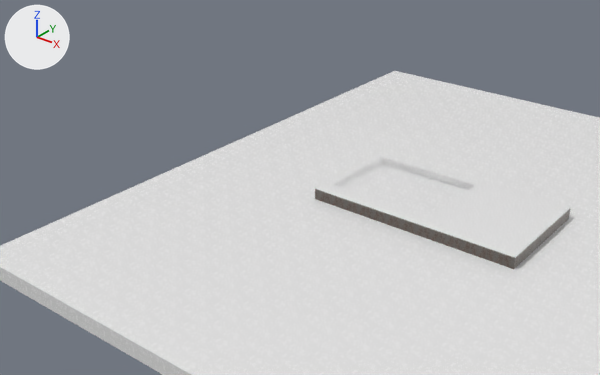
The Blender file Blender/level.blend as it was, and as the next commit left it.
Before and after are seen from a 50 mm camera at (95.6, -212.6, 124.0) aimed at (-53.6, -26.1, 8.3). The axes (+X, +Y, +Z) are drawn at upper left. The lights are the same throughout. Objects named as collision shapes, trigger or cutter boxes, shadow casters or lower levels of detail are left out.

Script lines for the objects in view, before the commit:
```python
me_cube_001 = bpy.data.meshes.new('Cube.001')
me_cube_001.from_pydata(...)  # a box spanning x -113.0..113.0, y -113.0..113.0, z -3.0..3.0
me_cube_001.materials.append(mat_material_001)  # its picture is missing
me_cube_002 = bpy.data.meshes.new('Cube.002')
me_cube_002.from_pydata(...)  # 64 vertices, 60 faces; spans x -56.7..15.4, y -13.8..25.8, z -2.0..2.0
me_cube_002.materials.append(mat_material_002)
me_cube_003 = bpy.data.meshes.new('Cube.003')
me_cube_003.from_pydata(...)  # 16 vertices, 14 faces; spans x -51.1..21.0, y -9.3..30.3, z -0.5..-0.2
me_cube_003.materials.append(mat_material_001)  # its picture is missing
ob_floor = bpy.data.objects.new('Floor', me_cube_001)
ob_floor.location = (1.3, 6.9, -3.8)
ob_roof = bpy.data.objects.new('Roof', me_cube_003)
ob_roof.location = (-5.4, -5.2, 3.1)
ob_walls = bpy.data.objects.new('Walls', me_cube_002)
ob_walls.location = (0.2, -0.7, 0.6)
```
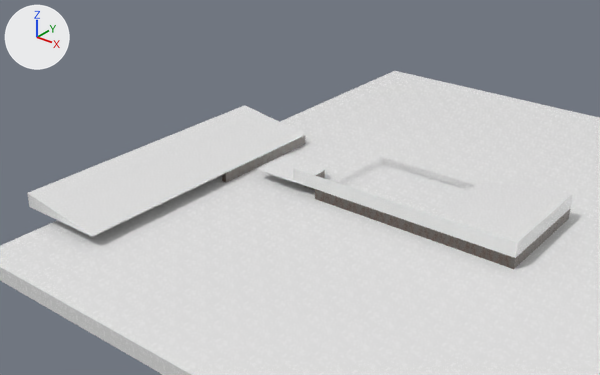
Boxes [x1, y1, x2, y2] around the edits, measured in the pictures (600 x 375 px):
'Roof2', added
    after: [27, 105, 306, 237]
'Roof', reshaped (23% wider, 35% taller)
    before: [315, 181, 571, 258]
    after: [257, 154, 573, 258]
'Cube.001', added
    after: [222, 136, 305, 183]
'Cube', added
    after: [316, 170, 325, 179]
part 1 of me_cube_003, built on
    before: [315, 182, 524, 257]
    after: [257, 154, 526, 243]

Edits to the bpy script that builds the scene:
```text
Change me_cube_003:
    used by ob_roof; location = (-5.4, -5.2, 3.1)
    remove me_cube_003.from_pydata(...)  # 16 vertices, 14 faces; spans x -51.1..21.0, y -9.3..30.3, z -0.5..-0.2
    add me_cube_003.from_pydata(...)  # 40 vertices, 36 faces, 1 loose edge; spans x -76.4..21.0, y -9.7..30.3, z -0.5..4.4
    me_cube_003 part 1
    5 faces are deleted
    4 vertices in x -10.3..21.0, y -9.3..30.3, z -0.2 move by (0.0, 0.0, 4.6)
    3 vertices in x -51.1, y -9.3..-3.5, z -0.5..-0.2 move by (-9.3, 0.0, 0.0)
    1 vertex moves from x -51.1, y -9.3, z -0.2 to x -60.4, y -9.3, z 4.4
    24 vertices are added at x -76.4..-57.4, y -9.7..6.5, z -0.5..4.4
    1 loose edge is added
    27 new faces join them
Add me_cube_013:
    me_cube_013.from_pydata(...)  # 8 vertices, 6 faces; spans x -15.6..15.6, y -16.9..85.6, z -1.3..3.6
    me_cube_013.materials.append(mat_material_001)  # its picture is missing
Add me_cube_012:
    me_cube_012.from_pydata(...)  # 16 vertices, 14 faces; spans x -41.6..-10.3, y -38.7..5.9, z -2.4..2.5
    me_cube_012.materials.append(mat_material_002)
Add me_cube_011:
    me_cube_011.from_pydata(...)  # 26 vertices, 28 faces; spans x -18.1..1.0, y -2.2..8.0, z -2.4..2.5
    me_cube_011.materials.append(mat_material_002)
Add ob_roof2:
    ob_roof2 = bpy.data.objects.new('Roof2', me_cube_013)
    ob_roof2.location = (-103.9, 3.8, 3.9)
    ob_roof2.rotation_euler = (0.0, 0.0, 3.142)  # degrees (0, 0, 180)
Add ob_cube_001:
    ob_cube_001 = bpy.data.objects.new('Cube.001', me_cube_012)
    ob_cube_001.location = (-78.0, 14.8, 0.0)
Add ob_cube:
    ob_cube = bpy.data.objects.new('Cube', me_cube_011)
    ob_cube.location = (-63.7, -6.7, 0.0)
```
